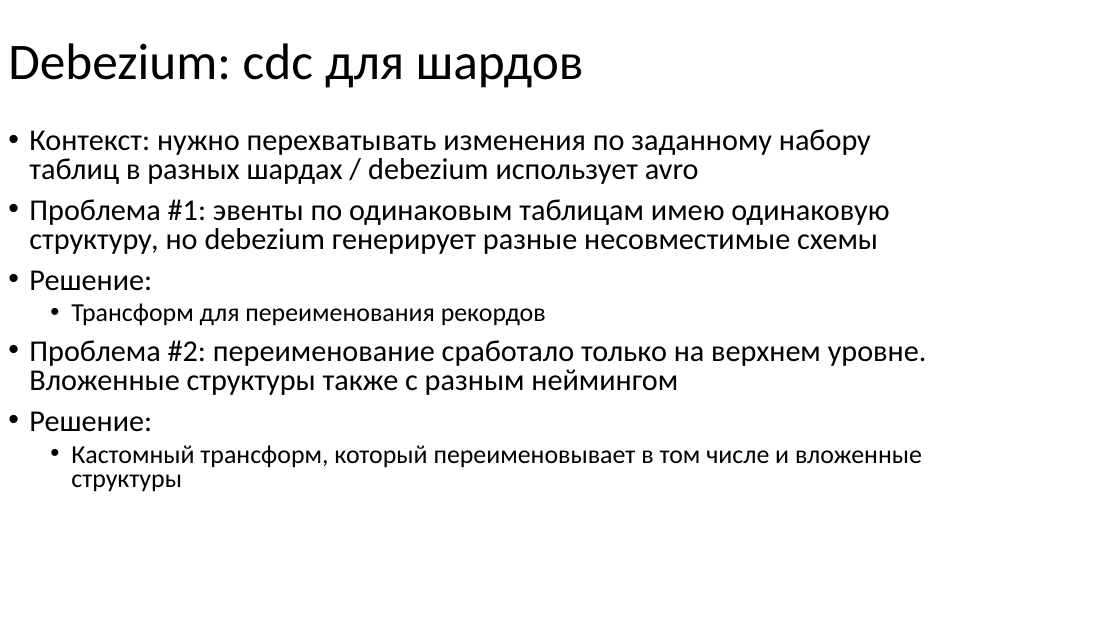
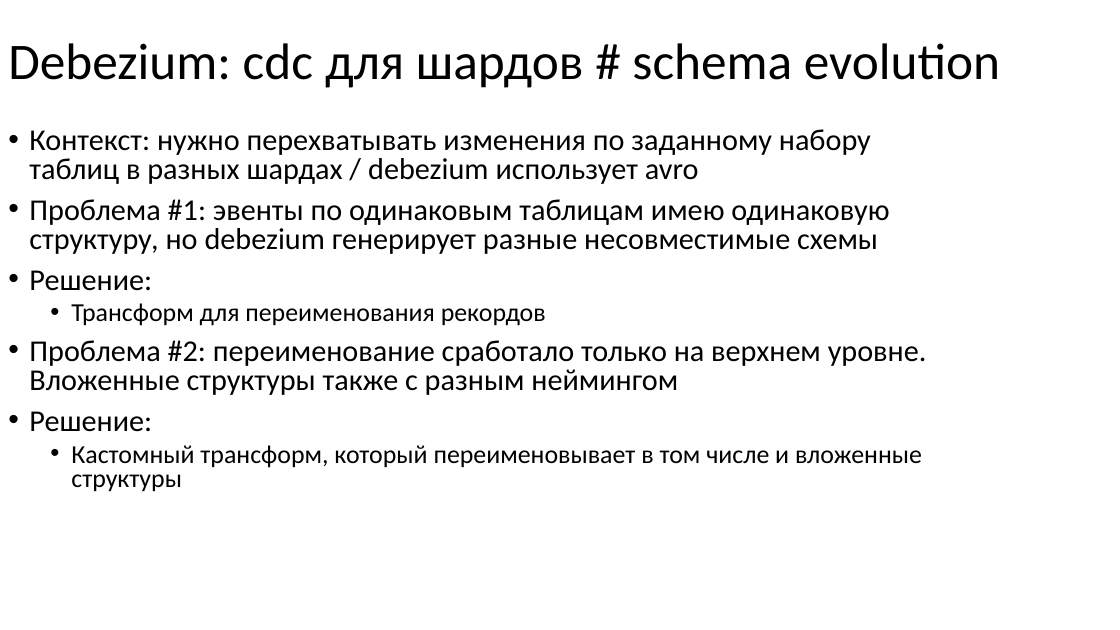
Before and after one commit to nryanov/presentations, a slide deck: slide 31 of smartdata/cdc-via-debezium/debezium-smartdata2025.pptx (slide 30 before the commit). Drawn at 1120x630 pixels with LibreOffice and Linux fonts; fonts in the diff are those of the drawing. Boxes give left, top, right and bottom in pixels: in the first picture for what was removed or moved away, otherwise in the second. Text is boxed around its words. In the diff, an @@ line names an element or a change of style, - is before the commit and + after.

Commit message:
doc: update debezium presentation

```diff
--- a/smartdata/cdc-via-debezium/debezium-smartdata2025.pptx
+++ b/smartdata/cdc-via-debezium/debezium-smartdata2025.pptx
@@ title at (8, 43, 1000, 88): text changed @@
-Debezium: cdc для шардов
+Debezium: cdc для шардов # schema evolution
```
Also in this commit, not shown: 2 other slides changed, 5 slides added.
